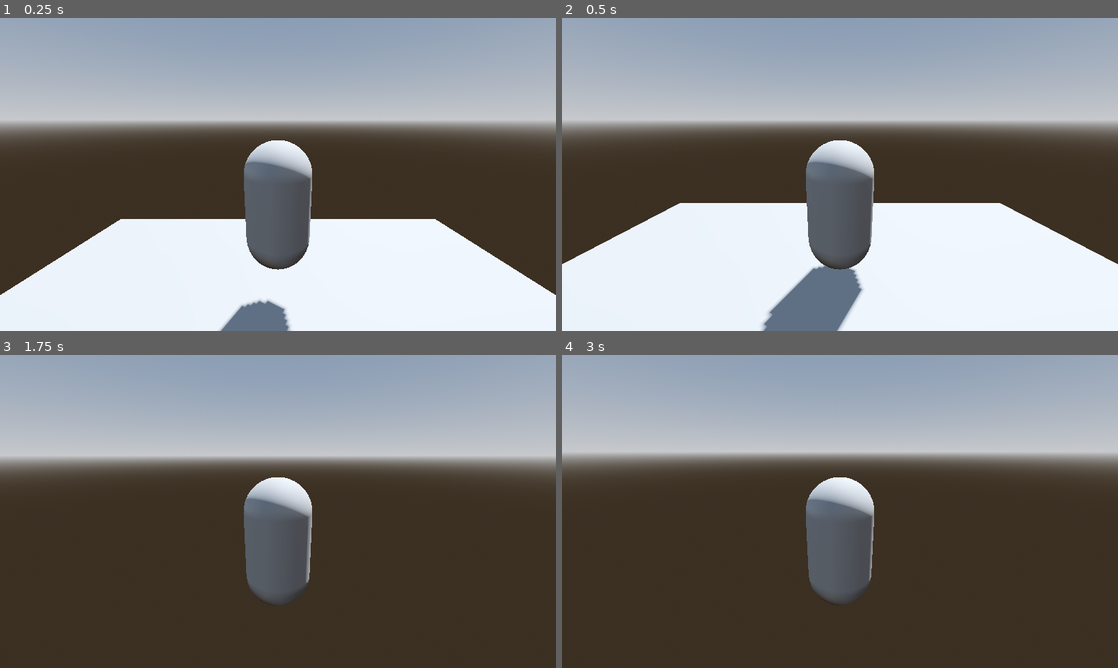
Above: before the commit, frames 1-4 (two rows, left to right).
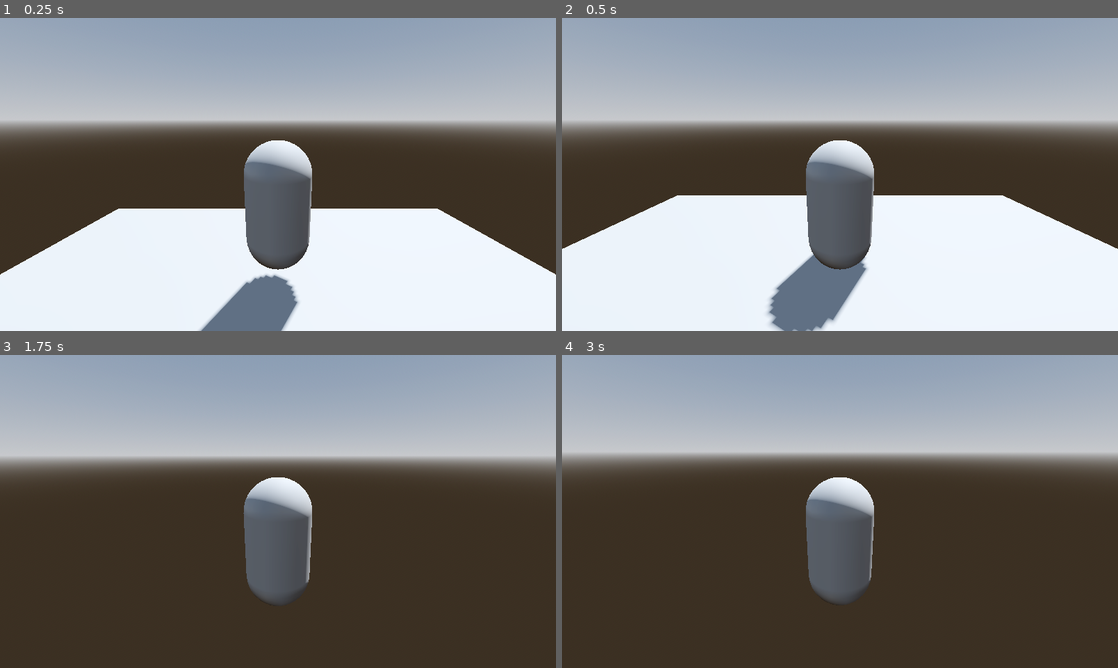
Above: after the commit, the same moments.

Repository: EnzoZirotti/Godot-Platformer
Game: Godot game, scene res://Scenes/level.tscn
Same seed, same stepped clock (60 frames per second), same inputs: the game is played once before the commit and once after it. Before the commit the project starts from res://level.tscn.
Inputs (mouse positions are in pixels of both pictures, inside the frame that each line leads up to):
- Up to frame 1 (0.25 s): no input
- Up to frame 2 (0.5 s): no input
- Up to frame 3 (1.75 s): move the mouse to (305, 511) at 0.52 s; hold W (move_forward) from 0.53 s (still down); tap Space (Jump) at 0.6, 0.77, 1.07, 1.35, 1.52 s; tap Enter at 1.25 s; move the mouse to (250, 511) at 1.27 s
- Up to frame 4 (3 s): keep holding W (move_forward); tap Space (Jump) at 1.82, 2, 2.1, 2.85 s; move the mouse to (851, 505) at 2.02 s; tap Enter at 2.75 s; move the mouse to (834, 517) at 2.77 s

The runs differ from the first frame. In frame 1, 5.1% of the frame differs, in the area x 0-100%, y 60-100%; in frame 2, 3.9%; in frame 3, less than 0.1%; in frame 4, less than 0.1%.

Commit message:
Making script changes for v2 char body

Diff:
--- a/playerv2.tscn
+++ b/Player/Playerv2.tscn
@@ -1,17 +1,52 @@
-[gd_scene load_steps=3 format=3 uid="uid://4tetq2loj61b"]
+[gd_scene load_steps=4 format=3 uid="uid://cmcb0gll3tbax"]
 
-[sub_resource type="CapsuleMesh" id="CapsuleMesh_lsies"]
+[sub_resource type="GDScript" id="GDScript_nxa1g"]
+script/source = "extends CharacterBody3D
 
-[sub_resource type="ConvexPolygonShape3D" id="ConvexPolygonShape3D_x41h5"]
+
+const SPEED = 5.0
+const JUMP_VELOCITY = 4.5
+
+# Get the gravity from the project settings to be synced with RigidBody nodes.
+var gravity = ProjectSettings.get_setting(\"physics/3d/default_gravity\")
+
+
+func _physics_process(delta):
+	# Add the gravity.
+	if not is_on_floor():
+		velocity.y -= gravity * delta
+
+	# Handle Jump.
+	if Input.is_action_just_pressed(\"ui_accept\") and is_on_floor():
+		velocity.y = JUMP_VELOCITY
+
+	# Get the input direction and handle the movement/deceleration.
+	# As good practice, you should replace UI actions with custom gameplay actions.
+	var input_dir = Input.get_vector(\"ui_left\", \"ui_right\", \"ui_up\", \"ui_down\")
+	var direction = (transform.basis * Vector3(input_dir.x, 0, input_dir.y)).normalized()
+	if direction:
+		velocity.x = direction.x * SPEED
+		velocity.z = direction.z * SPEED
+	else:
+		velocity.x = move_toward(velocity.x, 0, SPEED)
+		velocity.z = move_toward(velocity.z, 0, SPEED)
+
+	move_and_slide()
+"
+
+[sub_resource type="CapsuleMesh" id="CapsuleMesh_76nxw"]
+
+[sub_resource type="ConvexPolygonShape3D" id="ConvexPolygonShape3D_5wjat"]
 points = PackedVector3Array(-0.125207, -0.532801, -0.480507, 0.0227831, 0.47607, 0.498884, 0.169713, 0.559144, 0.464172 …(924 unchanged characters)…
 
 [node name="CharacterBody3D" type="CharacterBody3D"]
+script = SubResource("GDScript_nxa1g")
 
 [node name="MeshInstance3D" type="MeshInstance3D" parent="."]
-mesh = SubResource("CapsuleMesh_lsies")
+mesh = SubResource("CapsuleMesh_76nxw")
 
 [node name="CollisionShape3D" type="CollisionShape3D" parent="."]
-shape = SubResource("ConvexPolygonShape3D_x41h5")
+shape = SubResource("ConvexPolygonShape3D_5wjat")
 
 [node name="TwistPivot" type="Node3D" parent="."]
 transform = Transform3D(1, 0, 0, 0, 1, 0, 0, 0, 1, 0, 0.5, 0)
@@ -20,4 +55,4 @@
 transform = Transform3D(1, 0, 0, 0, 0.965926, 0.258819, 0, -0.258819, 0.965926, 0, 0, 0)
 
 [node name="Camera3D" type="Camera3D" parent="TwistPivot/PitchPivot"]
-transform = Transform3D(1, 0, 0, 0, 1, 0, 0, 0, 1, 0, 0, 3)
+transform = Transform3D(1, 0, 0, 0, 1, 0, 0, 0, 1, 0, 0.109814, 3.20301)
--- a/player.tscn
+++ b/Player/player.tscn
@@ -1,6 +1,6 @@
 [gd_scene load_steps=4 format=3 uid="uid://5sc7ek3ywlrb"]
 
-[ext_resource type="Script" path="res://Player.gd" id="1_unyvp"]
+[ext_resource type="Script" path="res://Scripts/Player.gd" id="1_unyvp"]
 
 [sub_resource type="CapsuleMesh" id="CapsuleMesh_dt5ha"]
 
--- a/level.tscn
+++ b/Scenes/level.tscn
@@ -1,6 +1,6 @@
 [gd_scene load_steps=7 format=3 uid="uid://6yttky0osg8j"]
 
-[ext_resource type="PackedScene" uid="uid://5sc7ek3ywlrb" path="res://player.tscn" id="1_ckrit"]
+[ext_resource type="PackedScene" uid="uid://5sc7ek3ywlrb" path="res://Player/player.tscn" id="1_ckrit"]
 
 [sub_resource type="ProceduralSkyMaterial" id="ProceduralSkyMaterial_obn61"]
 sky_horizon_color = Color(0.64625, 0.65575, 0.67075, 1)
@@ -39,6 +39,6 @@
 shape = SubResource("ConcavePolygonShape3D_vu2hf")
 
 [node name="Player" parent="." instance=ExtResource("1_ckrit")]
-transform = Transform3D(1, 0, 0, 0, 1, 0, 0, 0, 1, 0, 2, -2)
+transform = Transform3D(1, 0, 0, 0, 1, 0, 0, 0, 1, 0, 1.63934, -2)
 top_level = true
 linear_damp = 3.0
--- a/project.godot
+++ b/project.godot
@@ -11,7 +11,7 @@
 [application]
 
 config/name="Godot 3d Plaformer"
-run/main_scene="res://level.tscn"
+run/main_scene="res://Scenes/level.tscn"
 config/features=PackedStringArray("4.1", "Forward Plus")
 config/icon="res://icon.svg"
 
Renamed: Player.gd -> Scripts/Player.gd
